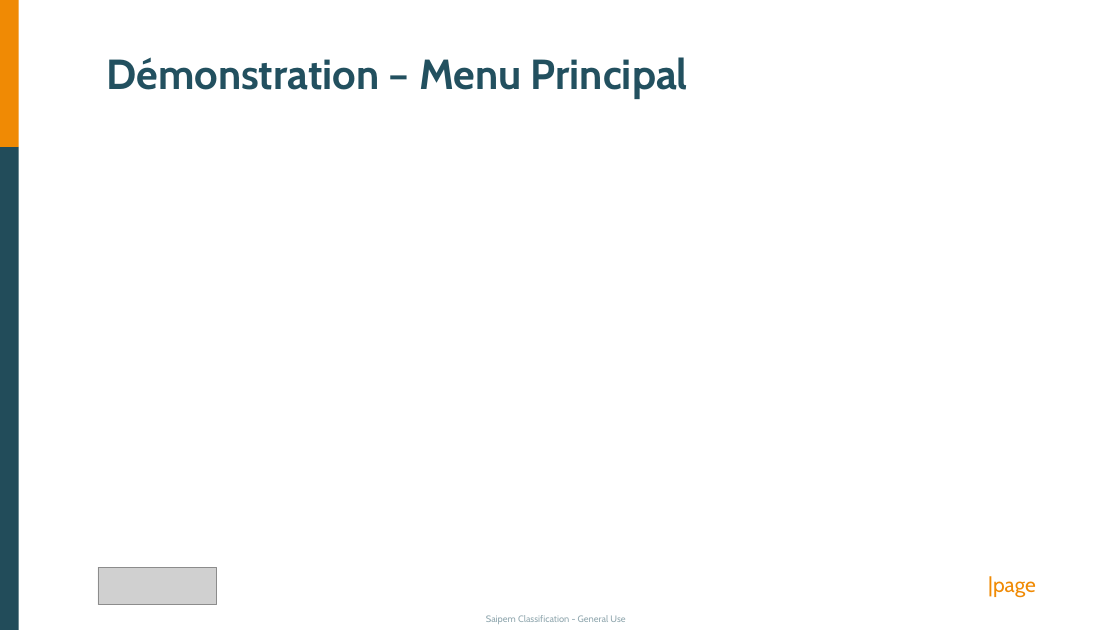
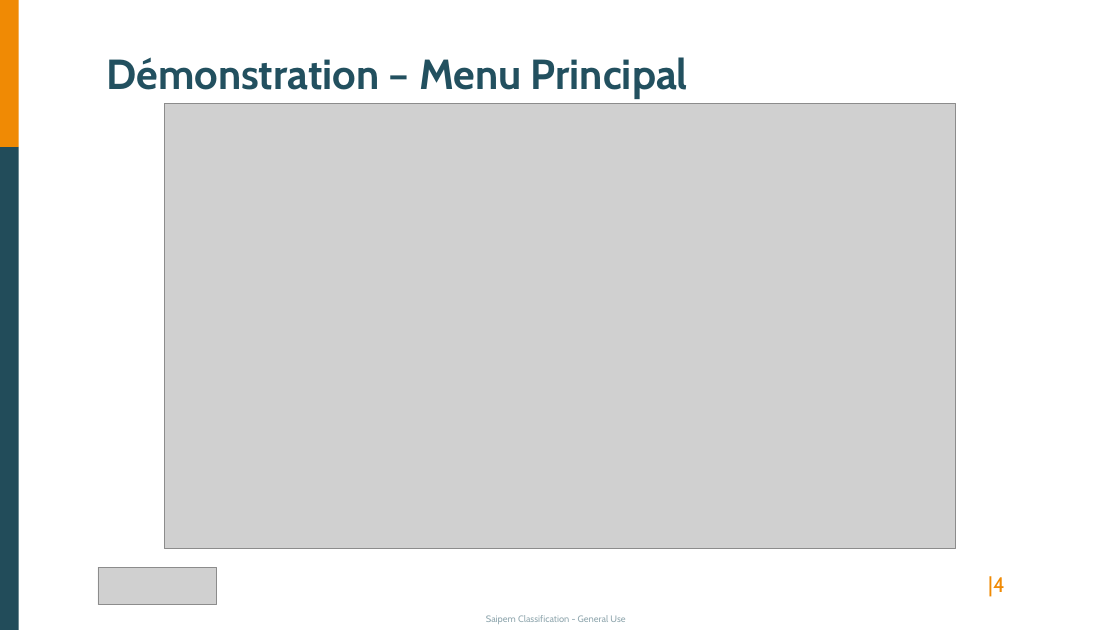
Before and after one commit to Starlight-25/DrillingMachine-DigitalTwin, a slide deck: slide 4 of ProjectInfo/Presentation.pptx. Drawn at 1120x630 pixels with LibreOffice and Linux fonts; fonts in the diff are those of the drawing; grey boxes stand for pictures. Boxes give left, top, right and bottom in pixels: in the first picture for what was removed or moved away, otherwise in the second. Text is boxed around its words. In the diff, an @@ line names an element or a change of style, - is before the commit and + after.

```diff
--- a/ProjectInfo/Presentation.pptx
+++ b/ProjectInfo/Presentation.pptx
@@ picture added at <box>164,103,956,549</box> @@
@@ text at <box>988,576,1005,597</box>: text changed @@
-|page
+|4
```
Also in this commit, not shown: 3 other slides changed, 2 slides added, 1 other file.
